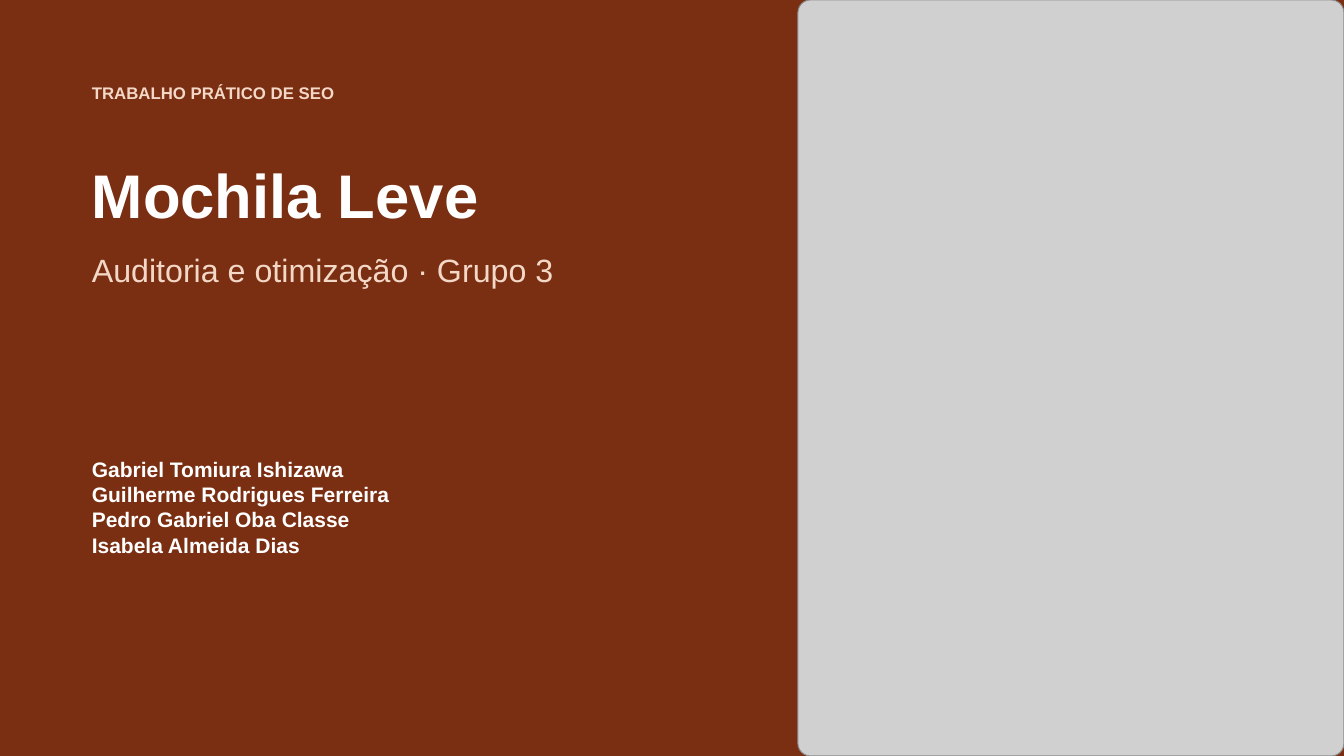
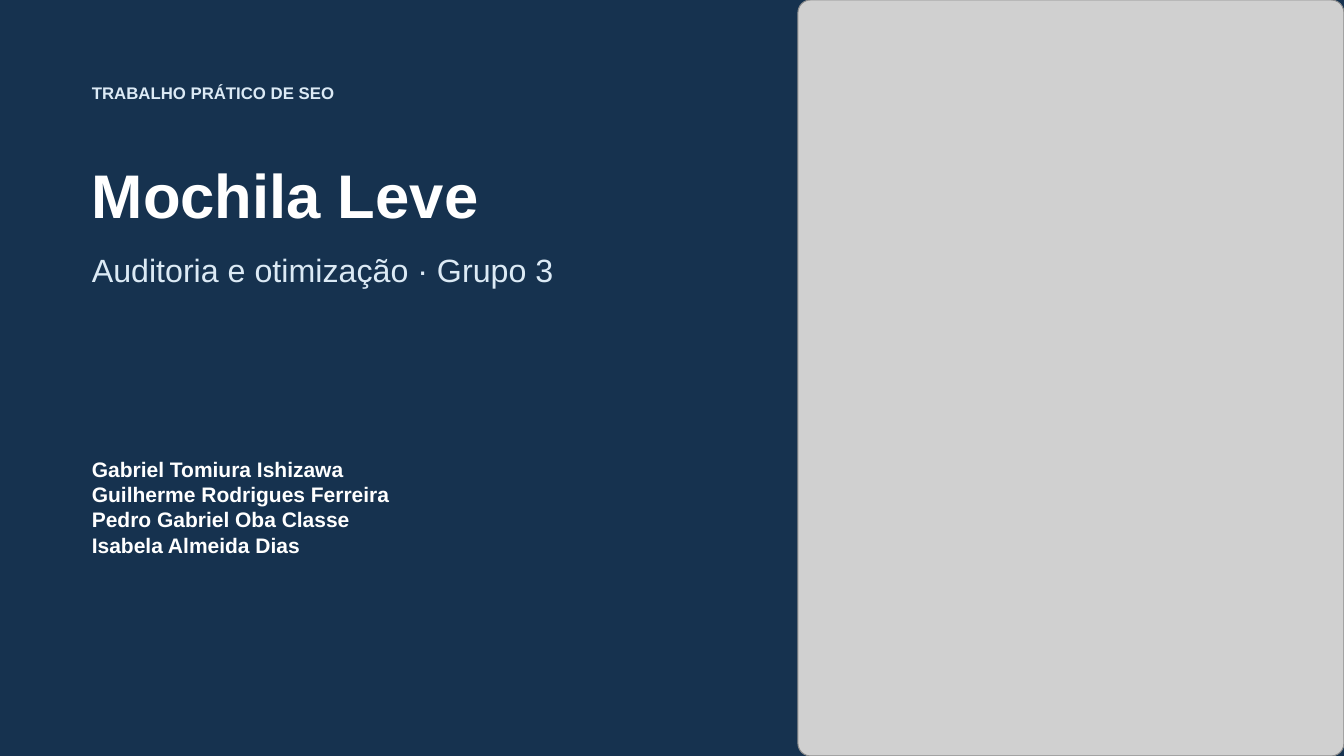
Before and after one commit to MRIshizawa/grupo3-blog-mochila-leve-seo, a slide deck: slide 1 of apresentacao-seo-grupo3.pptx. Drawn at 1344x756 pixels with LibreOffice and Linux fonts; fonts in the diff are those of the drawing; grey boxes stand for pictures. Boxes give left, top, right and bottom in pixels: in the first picture for what was removed or moved away, otherwise in the second. Text is boxed around its words. In the diff, an @@ line names an element or a change of style, - is before the commit and + after.

```diff
--- a/apresentacao-seo-grupo3.pptx
+++ b/apresentacao-seo-grupo3.pptx
@@ background #7A2E12 to #16324F @@
@@ text "TRABALHO PRÁTICO DE SEO" at box(92, 85, 334, 99): text colour #F4D8C7 to #DCEAF5 @@
@@ text "Auditoria e otimização · Grupo ..." at box(92, 258, 553, 289): text colour #F4D8C7 to #DCEAF5 @@
```
Also in this commit, not shown: 9 other slides changed, 2 other files.
